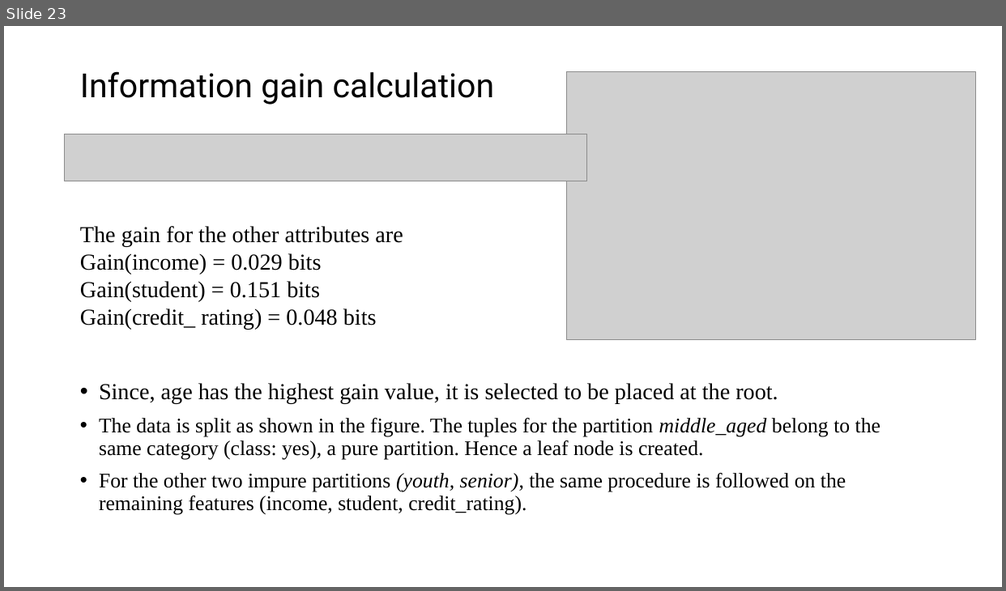
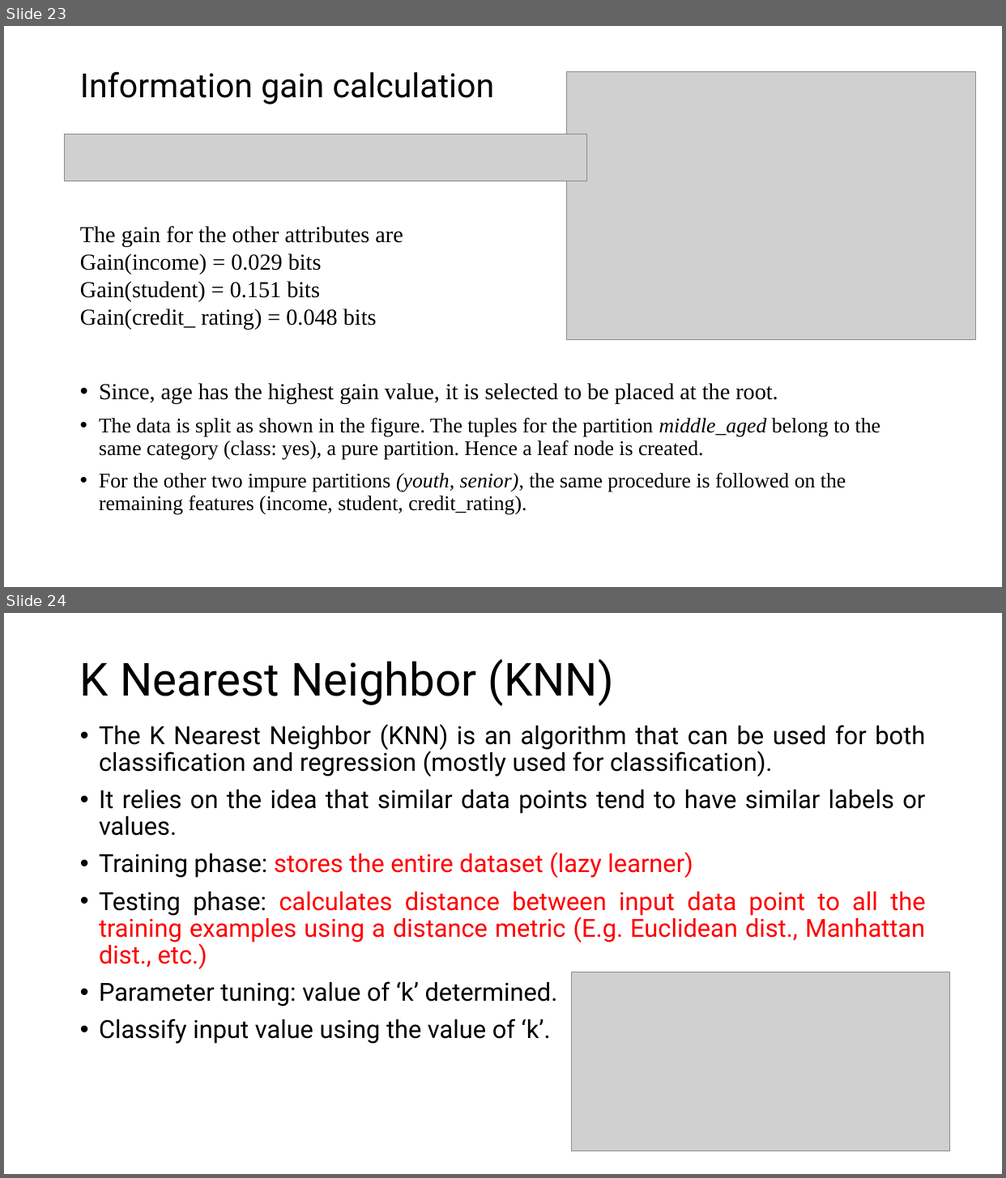
Before and after one commit to gurungdipen/FDS-2024, a slide deck: Modeling.pptx. Shown one above the other, each under a label of ours: slide 23 before the commit, slides 23 and 24 after it. The pictures are 1006x591 and 1006x1178 pixels, drawn with LibreOffice and Linux fonts; fonts in the diff are those of the drawing; grey boxes stand for pictures. Boxes give left, top, right and bottom in pixels: in the first picture for what was removed or moved away, otherwise in the second. Text is boxed around its words. In the diff, an @@ line names an element or a change of style, - is before the commit and + after.

```diff
--- a/Modeling.pptx
+++ b/Modeling.pptx
@@ slide 24 added at box(4, 613, 1002, 1174), background #FFFFFF @@
@@ title added at box(80, 659, 614, 706), 44 pt, text #000000 @@
+K Nearest Neighbor (KNN)
@@ text added at box(99, 724, 925, 1044), 24 pt, text #000000 @@
+• The K Nearest Neighbor (KNN) is an algorithm that can be used for both classification and regression (mostly used for classification).
+• It relies on the idea that similar data points tend to have similar labels or values.
+• Training phase: stores the entire dataset (lazy learner)
+• Testing phase: calculates distance between input data point to all the training examples using a distance metric (E.g. Euclidean dist., Manhattan dist., etc.)
+• Parameter tuning: value of ‘k’ determined.
+• Classify input value using the value of ‘k’.
@@ picture added at box(572, 973, 949, 1152) @@
```
Also in this commit, not shown: 7 other slides added.
